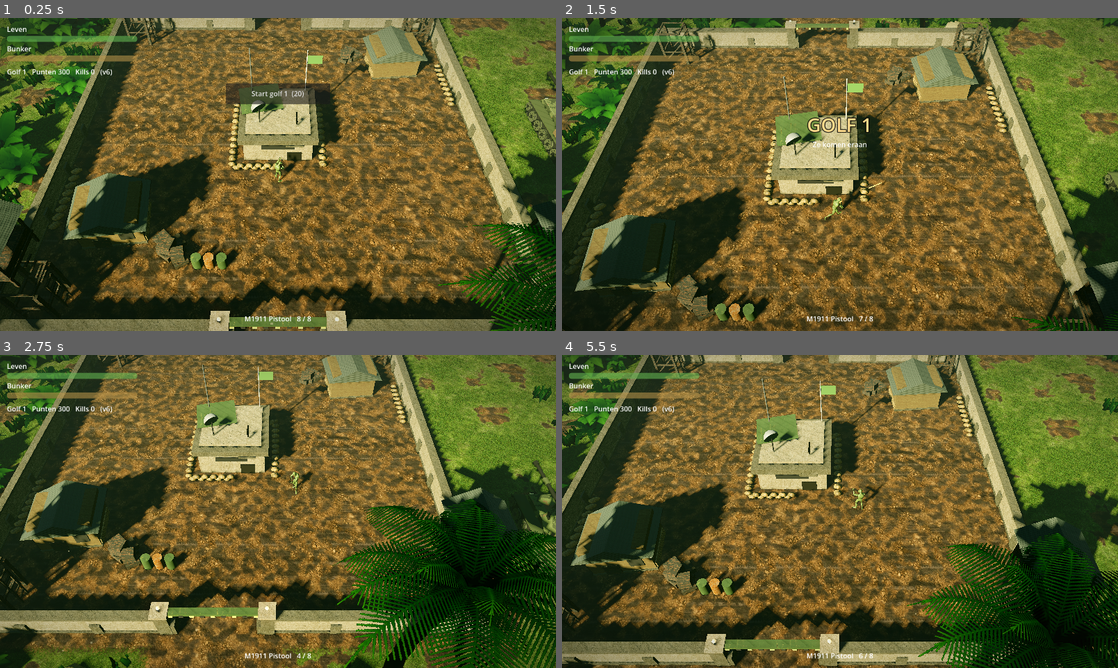
Above: before the commit, frames 1-4 (two rows, left to right).
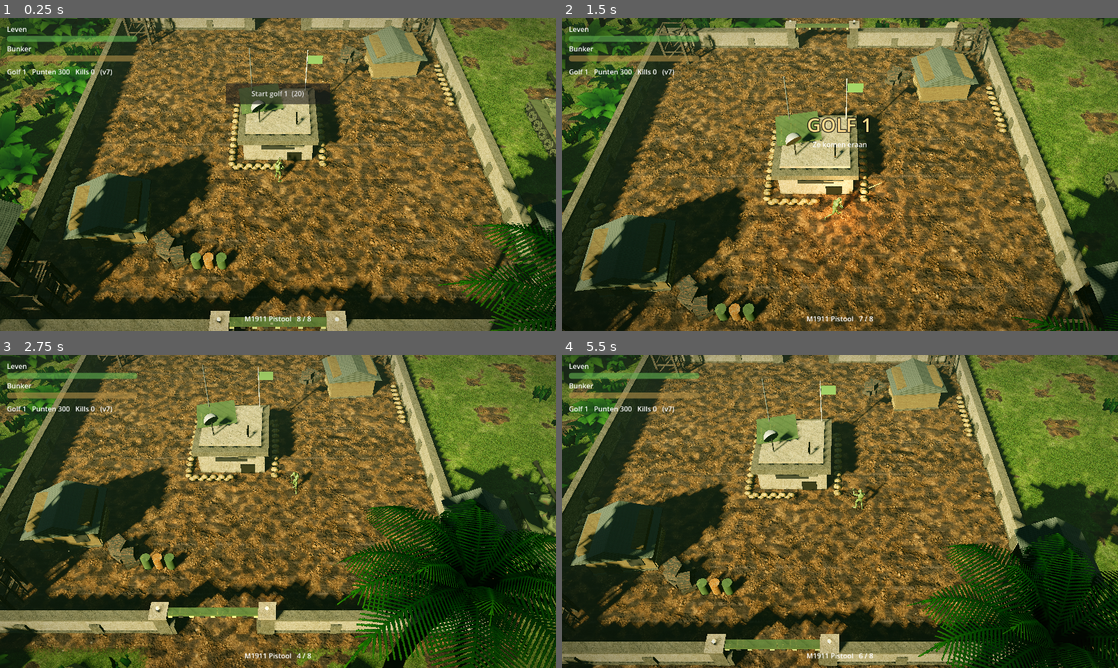
Above: after the commit, the same moments.

Repository: boodschappenmaatje/Bloedjungle-godot
Game: Godot game, scene res://scenes/main.tscn
The game is run twice, just before and just after one commit, with the same random seed, the same clock (stepped at 60 frames per second) and the same inputs.
Inputs (mouse positions are in pixels of both pictures, inside the frame that each line leads up to):
- Up to frame 1 (0.25 s): no input
- Up to frame 2 (1.5 s): click "Start golf 1 (20)" at 0.5 s; move the mouse to (962, 158) at 1.27 s; hold D from 1.28 s (still down); click (962, 158) at 1.42 s
- Up to frame 3 (2.75 s): release D at 2 s; drag from (166, 527) to (250, 574) at 2.02 s
- Up to frame 4 (5.5 s): move the mouse to (895, 442) at 2.77 s; hold D 2.78-3.5 s; click (895, 442) at 2.92 s; drag from (812, 574) to (673, 464) at 3.52 s; move the mouse to (1006, 558) at 4.27 s; hold A 4.28-5 s; click (1006, 558) at 4.42 s; drag from (673, 464) to (756, 433) at 5.02 s

The runs differ from the first frame. In frame 1, 3.7% of the frame differs, in the area x 0-100%, y 0-100%; in frame 2, 6.2%; in frame 3, 3.3%; in frame 4, 3.5%.

Commit message:
Decals (bloed, kogelgaten, brandvlekken), explosies, bunkerbrand, tankgranaten, reliëf in de grond (v7)
Co-Authored-By: Claude Sonnet 5.5 <noreply@anthropic.com>
Claude-Session: https://claude.ai/code/session_01XZWExccfJCwQW5PZSu2NbC

Diff:
--- a/scripts/base_props.gd
+++ b/scripts/base_props.gd
@@ -77,6 +77,7 @@
 static func _bunker(root: Node3D) -> void:
 	var b := Kit.box(root, Vector3.ZERO, Vector3(4.6, 2.0, 4.6), Kit.concrete(), 0.0, Kit.LAYER_BUNKER)
 	b.set_script(preload("res://scripts/bunker.gd"))
+	b.set_process(true)
 	Kit.box(root, Vector3(0, 2.0, 0), Vector3(5.2, 0.4, 5.2), Kit.concrete_dark())
 	Kit.box(root, Vector3(0, 2.4, 0), Vector3(4.2, 0.18, 4.2), Kit.concrete())
 	# schietgleuven rondom en een stalen deur
--- a/scripts/bullet.gd
+++ b/scripts/bullet.gd
@@ -61,7 +61,7 @@
 		if c.has_method("hit"):
 			c.hit(dmg, dir, from_player)
 		else:
-			Fx.dust(get_parent(), hit.position)
+			Fx.impact(get_parent(), hit.position, hit.normal)
 		queue_free()
 		return
 	global_position += step
--- a/scripts/bunker.gd
+++ b/scripts/bunker.gd
@@ -1,7 +1,30 @@
 extends StaticBody3D
 ## De bunker: vijandelijke kogels doen 80% van hun schade aan de basis (zoals 19-bullets.js).
+## Is de basis bijna kapot, dan komt er rook uit en onder de 20% ook vuur.
+
+var _smoke: Node3D
+var _fire: Node3D
+var _check := 0.0
 
 
 func hit(dmg: float, _dir: Vector3, from_player: bool) -> void:
 	if not from_player:
 		Game.damage_base(dmg * 0.8)
+
+
+func _process(delta: float) -> void:
+	_check -= delta
+	if _check > 0.0:
+		return
+	_check = 0.5
+	var ratio: float = Game.base_hp / Game.base_max
+	if ratio < 0.4 and _smoke == null:
+		_smoke = Fx.burning(self, global_position + Vector3(1.3, 2.5, -1.1), false)
+	elif ratio >= 0.4 and _smoke != null:
+		_smoke.queue_free()
+		_smoke = null
+	if ratio < 0.2 and _fire == null:
+		_fire = Fx.burning(self, global_position + Vector3(-1.2, 2.5, 0.9), true)
+	elif ratio >= 0.2 and _fire != null:
+		_fire.queue_free()
+		_fire = null
--- a/scripts/enemy.gd
+++ b/scripts/enemy.gd
@@ -145,6 +145,8 @@
 	hp -= dmg
 	model.flash()
 	Fx.blood(get_parent(), global_position + Vector3.UP * 1.2, dir)
+	if randf() < 0.5:
+		Fx.ground_blood(get_parent(), global_position + dir * 0.6, 0.5)
 	if hp <= 0.0:
 		_die(dir)
 
@@ -157,5 +159,8 @@
 	collision_layer = 0
 	collision_mask = 0
 	Fx.blood(get_parent(), global_position + Vector3.UP, dir, 26)
+	Fx.ground_blood(get_parent(), global_position + dir * 0.4, 1.7)
+	if type == "heavy":
+		Fx.explosion(get_parent(), global_position, 0.8)
 	model.play("dood1" if randf() < 0.5 else "dood2", 0.08)
 	get_tree().create_timer(8.0).timeout.connect(queue_free)
--- a/scripts/fx.gd
+++ b/scripts/fx.gd
@@ -1,7 +1,100 @@
 class_name Fx
-## Kleine effecten: bloed, stof bij een inslag en de mondingsflits.
+## Effecten: bloed, stof, mondingsflits met licht, plekken op de grond (decals), explosies, vuur en rook.
+
+const MAX_DECALS := 70
 
 static var _flash_mesh: SphereMesh
+static var _soft: GradientTexture2D
+static var _tex := {}
+static var _mats := {}
+static var _decals: Array = []
+
+
+## Zachte ronde vlek: de basis van vuur en rook.
+static func soft() -> GradientTexture2D:
+	if _soft == null:
+		var g := Gradient.new()
+		g.set_color(0, Color(1, 1, 1, 1))
+		g.set_color(1, Color(1, 1, 1, 0))
+		_soft = GradientTexture2D.new()
+		_soft.gradient = g
+		_soft.fill = GradientTexture2D.FILL_RADIAL
+		_soft.fill_from = Vector2(0.5, 0.5)
+		_soft.fill_to = Vector2(1.0, 0.5)
+		_soft.width = 64
+		_soft.height = 64
+	return _soft
+
+
+## Getekende plekken: kind "blood" (spetters), "hole" (kogelgat met schroeirand) of "scorch" (zwarte brandvlek).
+static func _decal_tex(kind: String) -> ImageTexture:
+	if _tex.has(kind):
+		return _tex[kind]
+	var n := 96
+	var img := Image.create(n, n, false, Image.FORMAT_RGBA8)
+	img.fill(Color(0, 0, 0, 0))
+	var rng := RandomNumberGenerator.new()
+	rng.seed = kind.hash()
+	var blobs: Array = []
+	match kind:
+		"blood":
+			for i in 11:
+				var a := rng.randf() * TAU
+				var d := rng.randf_range(0.0, 0.34) * n
+				blobs.append([n / 2.0 + cos(a) * d, n / 2.0 + sin(a) * d, rng.randf_range(0.06, 0.2) * n])
+		"hole":
+			blobs.append([n / 2.0, n / 2.0, 0.34 * n])
+			blobs.append([n / 2.0, n / 2.0, 0.14 * n])
+		_:
+			for i in 16:
+				var a := rng.randf() * TAU
+				var d := rng.randf_range(0.0, 0.3) * n
+				blobs.append([n / 2.0 + cos(a) * d, n / 2.0 + sin(a) * d, rng.randf_range(0.18, 0.3) * n])
+	for y in n:
+		for x in n:
+			var a := 0.0
+			for b in blobs:
+				var dd: float = Vector2(x - b[0], y - b[1]).length() / b[2]
+				a = maxf(a, clampf(1.0 - dd, 0.0, 1.0))
+			if a > 0.0:
+				var col := Color(0.22, 0.015, 0.015)
+				if kind == "hole":
+					col = Color(0.02, 0.02, 0.02)
+				elif kind == "scorch":
+					col = Color(0.03, 0.03, 0.025)
+				img.set_pixel(x, y, Color(col.r, col.g, col.b, clampf(a * 2.4, 0.0, 0.95)))
+	var t := ImageTexture.create_from_image(img)
+	_tex[kind] = t
+	return t
+
+
+## Legt een plek op een oppervlak (normal = waar het oppervlak naartoe kijkt). Oudste verdwijnen vanzelf.
+static func decal(parent: Node, pos: Vector3, normal: Vector3, kind: String, size: float, life := 40.0) -> void:
+	var d := Decal.new()
+	d.texture_albedo = _decal_tex(kind)
+	d.size = Vector3(size, 0.6, size)
+	d.distance_fade_enabled = true
+	d.distance_fade_begin = 55.0
+	d.distance_fade_length = 15.0
+	parent.add_child(d)
+	var y := normal.normalized()
+	var x := y.cross(Vector3.FORWARD if absf(y.z) < 0.9 else Vector3.RIGHT).normalized()
+	var z := x.cross(y)
+	d.global_transform = Transform3D(Basis(x, y, z).rotated(y, randf() * TAU), pos + y * 0.05)
+	_decals.append(d)
+	while _decals.size() > MAX_DECALS:
+		var old = _decals.pop_front()
+		if is_instance_valid(old):
+			old.queue_free()
+	var tw := d.create_tween()
+	tw.tween_interval(life)
+	tw.tween_property(d, "modulate:a", 0.0, 6.0)
+	tw.tween_callback(d.queue_free)
+
+
+## Bloedplek op de grond onder een plek in de lucht.
+static func ground_blood(parent: Node, pos: Vector3, size := 1.2) -> void:
+	decal(parent, Vector3(pos.x, 0.0, pos.z), Vector3.UP, "blood", size)
 
 
 static func blood(parent: Node, pos: Vector3, dir: Vector3, amount := 14) -> void:
@@ -10,6 +103,12 @@
 
 static func dust(parent: Node, pos: Vector3) -> void:
 	_burst(parent, pos, Vector3.UP, 6, Color(0.55, 0.5, 0.42), 0.05, 2.5)
+
+
+## Inslag in een muur of bunker: stof en een kogelgat.
+static func impact(parent: Node, pos: Vector3, normal: Vector3) -> void:
+	dust(parent, pos)
+	decal(parent, pos, normal, "hole", 0.35, 60.0)
 
 
 static func _burst(parent: Node, pos: Vector3, dir: Vector3, amount: int, col: Color, size: float, spd: float) -> void:
@@ -52,3 +151,130 @@
 	parent.add_child(f)
 	f.global_position = pos
 	parent.get_tree().create_timer(0.05).timeout.connect(f.queue_free)
+	var l := OmniLight3D.new()
+	l.light_color = Color(1.0, 0.75, 0.4)
+	l.light_energy = 3.0
+	l.omni_range = 7.0
+	l.shadow_enabled = false
+	f.add_child(l)
+
+
+static func _particle_mat(col: Color, additive: bool) -> StandardMaterial3D:
+	var key := "p%s%s" % [col.to_html(), additive]
+	if not _mats.has(key):
+		var m := StandardMaterial3D.new()
+		m.shading_mode = BaseMaterial3D.SHADING_MODE_UNSHADED
+		m.transparency = BaseMaterial3D.TRANSPARENCY_ALPHA
+		m.blend_mode = BaseMaterial3D.BLEND_MODE_ADD if additive else BaseMaterial3D.BLEND_MODE_MIX
+		m.billboard_mode = BaseMaterial3D.BILLBOARD_PARTICLES
+		m.vertex_color_use_as_albedo = true
+		m.vertex_color_is_srgb = true
+		m.albedo_texture = soft()
+		m.albedo_color = col
+		m.no_depth_test = false
+		_mats[key] = m
+	return _mats[key]
+
+
+static func _puff(amount: int, life: float, size: float, additive: bool, ramp: Gradient, vel: Vector2, grow: float) -> CPUParticles3D:
+	var p := CPUParticles3D.new()
+	p.amount = amount
+	p.lifetime = life
+	p.local_coords = false
+	p.direction = Vector3.UP
+	p.spread = 50.0
+	p.initial_velocity_min = vel.x
+	p.initial_velocity_max = vel.y
+	p.gravity = Vector3(0, 0.6 if not additive else 0.0, 0)
+	p.color_ramp = ramp
+	p.scale_amount_min = size * 0.7
+	p.scale_amount_max = size * 1.2
+	var c := Curve.new()
+	c.add_point(Vector2(0, 0.45))
+	c.add_point(Vector2(1, grow))
+	p.scale_amount_curve = c
+	p.angle_min = -180.0
+	p.angle_max = 180.0
+	p.mesh = _quad()
+	p.mesh.material = _particle_mat(Color.WHITE, additive)
+	return p
+
+
+static func _quad() -> QuadMesh:
+	var q := QuadMesh.new()
+	q.size = Vector2.ONE
+	return q
+
+
+static func _ramp(cols: Array, offs: Array) -> Gradient:
+	var g := Gradient.new()
+	g.offsets = PackedFloat32Array(offs)
+	g.colors = PackedColorArray(cols)
+	return g
+
+
+## Explosie: vuurbal, rook, vonken, een lichtflits en een zwarte vlek op de grond.
+static func explosion(parent: Node, pos: Vector3, scale := 1.0) -> void:
+	var fire := _puff(18, 0.8, 3.6 * scale, true, _ramp([Color(1, 0.9, 0.5, 0.0), Color(1, 0.7, 0.2, 1.0), Color(0.8, 0.25, 0.05, 0.8), Color(0.2, 0.05, 0.02, 0.0)], [0.0, 0.12, 0.55, 1.0]), Vector2(1.5, 5.0) * scale, 0.9)
+	var smoke := _puff(14, 3.2, 3.2 * scale, false, _ramp([Color(0.15, 0.13, 0.12, 0.0), Color(0.2, 0.18, 0.16, 0.85), Color(0.28, 0.27, 0.26, 0.5), Color(0.35, 0.35, 0.35, 0.0)], [0.0, 0.1, 0.55, 1.0]), Vector2(1.0, 3.0) * scale, 2.2)
+	var sparks := CPUParticles3D.new()
+	sparks.amount = 22
+	sparks.lifetime = 0.9
+	sparks.local_coords = false
+	sparks.direction = Vector3.UP
+	sparks.spread = 70.0
+	sparks.initial_velocity_min = 4.0 * scale
+	sparks.initial_velocity_max = 10.0 * scale
+	sparks.gravity = Vector3(0, -16, 0)
+	sparks.color = Color(1.0, 0.7, 0.25)
+	var sm := BoxMesh.new()
+	sm.size = Vector3(0.06, 0.06, 0.06)
+	var smat := StandardMaterial3D.new()
+	smat.shading_mode = BaseMaterial3D.SHADING_MODE_UNSHADED
+	smat.albedo_color = Color(1.0, 0.75, 0.3)
+	sm.material = smat
+	sparks.mesh = sm
+	for p in [fire, smoke, sparks]:
+		p.one_shot = true
+		p.explosiveness = 0.9
+		parent.add_child(p)
+		p.global_position = pos + Vector3.UP * 0.4
+		p.emitting = true
+		parent.get_tree().create_timer(4.5).timeout.connect(p.queue_free)
+	var l := OmniLight3D.new()
+	l.light_color = Color(1.0, 0.6, 0.25)
+	l.light_energy = 8.0
+	l.omni_range = 14.0 * scale
+	l.shadow_enabled = false
+	parent.add_child(l)
+	l.global_position = pos + Vector3.UP * 1.2
+	var tw := l.create_tween()
+	tw.tween_property(l, "light_energy", 0.0, 0.5)
+	tw.tween_callback(l.queue_free)
+	decal(parent, Vector3(pos.x, 0.0, pos.z), Vector3.UP, "scorch", 3.6 * scale, 80.0)
+
+
+## Blijvende rook of vuur op een plek (bijvoorbeeld op een beschadigde bunker). Geeft de knoop terug.
+static func burning(parent: Node, pos: Vector3, flames: bool) -> Node3D:
+	var root := Node3D.new()
+	parent.add_child(root)
+	root.global_position = pos
+	var smoke := _puff(10, 3.0, 1.6, false, _ramp([Color(0.1, 0.1, 0.1, 0.0), Color(0.18, 0.17, 0.16, 0.7), Color(0.3, 0.3, 0.3, 0.0)], [0.0, 0.2, 1.0]), Vector2(0.8, 1.6), 2.4)
+	smoke.position = Vector3(0, 0.6, 0)
+	root.add_child(smoke)
+	smoke.emitting = true
+	if flames:
+		var f := _puff(8, 0.7, 1.0, true, _ramp([Color(1, 0.85, 0.4, 0.0), Color(1, 0.55, 0.15, 0.9), Color(0.6, 0.15, 0.03, 0.0)], [0.0, 0.2, 1.0]), Vector2(0.6, 1.4), 0.5)
+		root.add_child(f)
+		f.emitting = true
+		var l := OmniLight3D.new()
+		l.light_color = Color(1.0, 0.55, 0.2)
+		l.light_energy = 2.5
+		l.omni_range = 7.0
+		l.shadow_enabled = false
+		l.position = Vector3(0, 0.8, 0)
+		root.add_child(l)
+		var tw := l.create_tween().set_loops()
+		tw.tween_property(l, "light_energy", 1.6, 0.13)
+		tw.tween_property(l, "light_energy", 3.0, 0.17)
+	return root
--- a/scripts/hud.gd
+++ b/scripts/hud.gd
@@ -51,7 +51,7 @@
 		var w: Dictionary = Data.WEAPONS[p.weapon]
 		ammo.text = "%s   %s" % [w.name, "herladen..." if p.reload_t > 0.0 else "%d / %d" % [p.ammo, w.mag]]
 	base_bar.value = Game.base_hp / Game.base_max * 100.0
-	info.text = "Golf %d   Punten %d   Kills %d   (v6)" % [Game.wave, Game.points, Game.kills]
+	info.text = "Golf %d   Punten %d   Kills %d   (v7)" % [Game.wave, Game.points, Game.kills]
 
 
 func _on_banner(b: String, s: String, t: float) -> void:
--- a/scripts/level.gd
+++ b/scripts/level.gd
@@ -35,6 +35,7 @@
 	mat.set_shader_parameter("jungle_tex", load("res://assets/textures/terrain/jungle_ground/base_color.jpg"))
 	mat.set_shader_parameter("dirt_tex", load("res://assets/textures/terrain/dry_earth/base_color.jpg"))
 	mat.set_shader_parameter("mud_tex", load("res://assets/textures/terrain/mud/base_color.jpg"))
+	mat.set_shader_parameter("dirt_height", load("res://assets/textures/terrain/dry_earth/roughness.jpg"))
 	mat.set_shader_parameter("dirt_normal", load("res://assets/textures/terrain/dry_earth/normal_gl.jpg"))
 	mat.set_shader_parameter("compound", Data.COMPOUND)
 	mat.set_shader_parameter("gate_gap", Data.GATE_GAP)
--- a/scripts/tank.gd
+++ b/scripts/tank.gd
@@ -8,9 +8,13 @@
 const TURN := 0.7          # rad/s draaien op de plek
 const TURRET_TURN := 1.3   # rad/s koepel
 const SIGHT := 34.0        # m, vanaf hier volgt de koepel een vijand
+const SHELL_DAMAGE := 70.0   # schade van de granaat; zet op 0 voor alleen het effect
+const SHELL_RADIUS := 3.2    # m
+const RELOAD := 4.0          # s tussen twee schoten
 const ROUTE := [Vector3(20.5, 0, 17.0), Vector3(20.5, 0, -17.0)]
 
 var _next := 0
+var _reload := 2.0
 var _turning := false
 const ANIM_SPEED := 3.12   # m/s waarmee de rups in de clip Rijden loopt
 var _clip := ""
@@ -63,3 +67,20 @@
 	var d := wrapf(local - _toren.rotation.y, -PI, PI)
 	_toren.rotation.y += clampf(d, -TURRET_TURN * delta, TURRET_TURN * delta)
 	_loop.rotation.x = lerpf(_loop.rotation.x, tilt, delta * 2.0)
+	_reload -= delta
+	if target and _reload <= 0.0 and absf(d) < 0.12:
+		_reload = RELOAD
+		_shoot(target.global_position)
+
+
+## Schiet een granaat: vuur uit de loop, een halve seconde later ontploft hij waar de vijand stond.
+func _shoot(at: Vector3) -> void:
+	var tip := _loop.global_position - _loop.global_transform.basis.z * 3.4
+	Fx.muzzle(get_parent(), tip)
+	Fx.dust(get_parent(), tip)
+	var boom := Vector3(at.x, 0.0, at.z)
+	get_tree().create_timer(0.5).timeout.connect(func() -> void:
+		Fx.explosion(get_parent(), boom, 1.0)
+		for e in Game.enemies.duplicate():
+			if is_instance_valid(e) and e.global_position.distance_to(boom) < SHELL_RADIUS and SHELL_DAMAGE > 0.0:
+				e.hit(SHELL_DAMAGE, (e.global_position - boom).normalized(), true))
--- a/shaders/ground.gdshader
+++ b/shaders/ground.gdshader
@@ -9,6 +9,7 @@
 uniform sampler2D jungle_tex : source_color, repeat_enable, filter_linear_mipmap;
 uniform sampler2D dirt_tex : source_color, repeat_enable, filter_linear_mipmap;
 uniform sampler2D mud_tex : source_color, repeat_enable, filter_linear_mipmap;
+uniform sampler2D dirt_height : repeat_enable, filter_linear_mipmap;
 uniform sampler2D dirt_normal : hint_normal, repeat_enable, filter_linear_mipmap;
 uniform float compound = 14.0;
 uniform float gate_gap = 2.4;
@@ -34,8 +35,12 @@
 	grass = grass * (0.65 + 0.7 * g3.g) * (0.75 + 0.5 * n3);
 	grass *= vec3(0.46, 0.56, 0.38);  // donkerder en minder fel, past bij de jungle
 
-	vec3 d1 = texture(dirt_tex, p * 0.11).rgb;
-	vec3 d2 = texture(mud_tex, p * 0.09 + 0.5).rgb;
+	// diepte in de aarde: de kijkhoek verschuift het beeld per hoogte, zodat kiezels boven de modder uitsteken
+	vec3 vw = normalize((INV_VIEW_MATRIX * vec4(VIEW, 0.0)).xyz);
+	float hgt = texture(dirt_height, p * 0.11).r;
+	vec2 pp = p + vw.xz / max(vw.y, 0.25) * (hgt - 0.5) * 0.16;
+	vec3 d1 = texture(dirt_tex, pp * 0.11).rgb;
+	vec3 d2 = texture(mud_tex, pp * 0.09 + 0.5).rgb;
 	vec3 dirt = mix(d1, d2, smoothstep(0.3, 0.7, n2));
 	dirt *= (0.85 + 0.2 * n3) * vec3(0.7, 0.62, 0.55);
 
@@ -50,6 +55,6 @@
 
 	ALBEDO = mix(grass, dirt, dm);  // texturen zijn al lineair ingelezen (source_color)
 	ROUGHNESS = 1.0;
-	NORMAL_MAP = texture(dirt_normal, p * 0.11).rgb;
-	NORMAL_MAP_DEPTH = dm * 0.5;
+	NORMAL_MAP = texture(dirt_normal, pp * 0.11).rgb;
+	NORMAL_MAP_DEPTH = dm * 1.1;
 }
